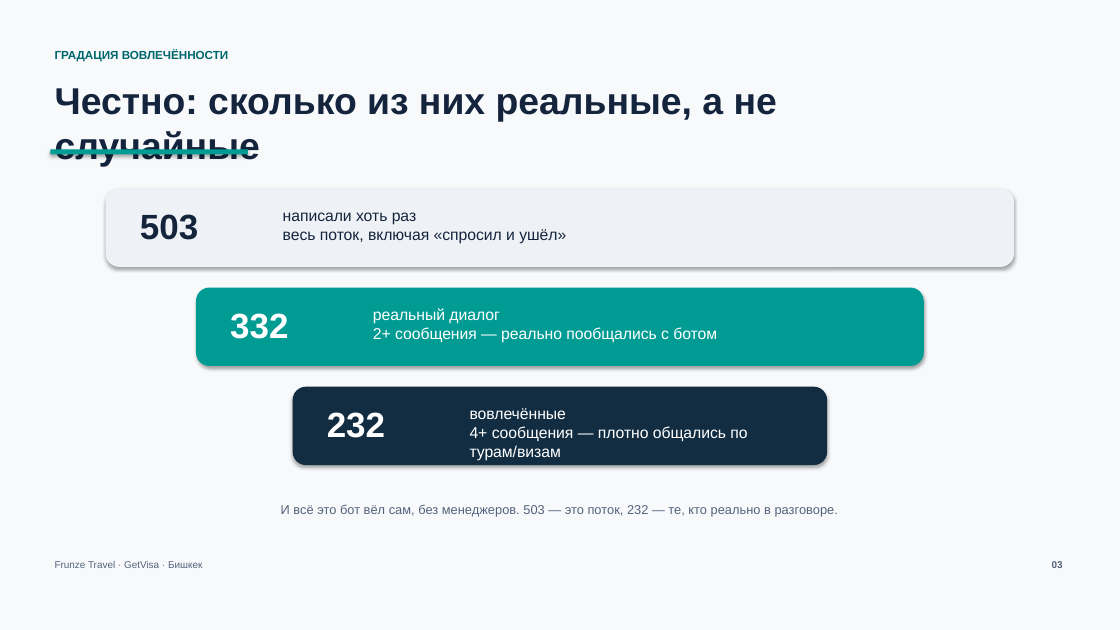
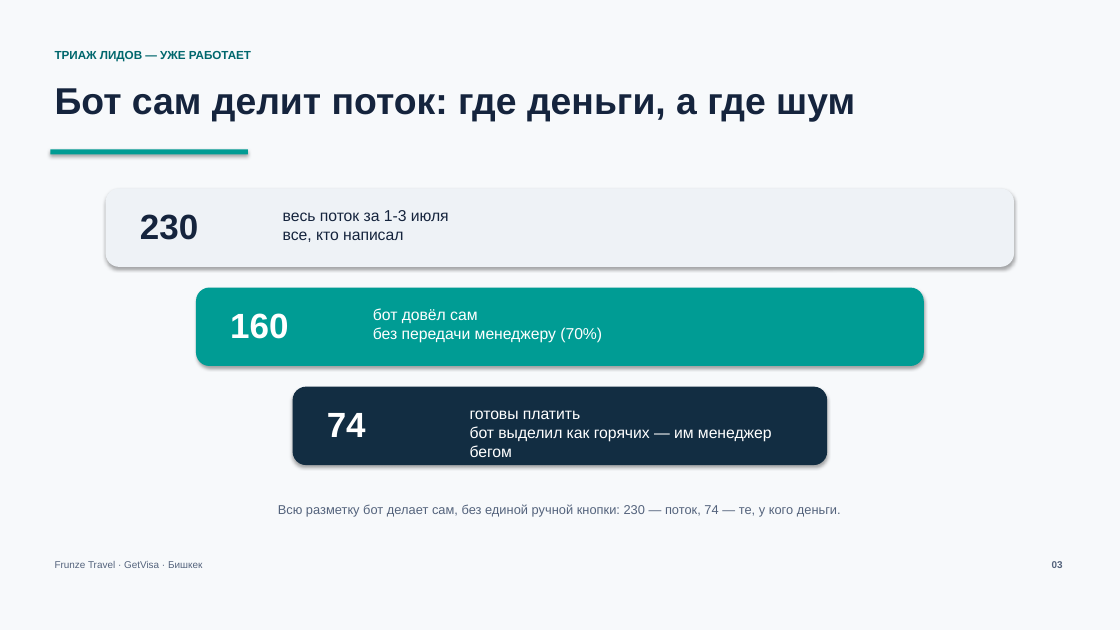
Before and after one commit to Ulfacar/frunze-travel-bot, a slide deck: slide 3 of frunze_presentation_build.pptx. Drawn at 1120x630 pixels with LibreOffice and Linux fonts; fonts in the diff are those of the drawing. Boxes give left, top, right and bottom in pixels: in the first picture for what was removed or moved away, otherwise in the second. Text is boxed around its words. In the diff, an @@ line names an element or a change of style, - is before the commit and + after.

Commit message:
Presentation + manager questions refreshed to 1-3 July data
Презентация (.pptx/.html) под реальные цифры 1-3 июля (230 диалогов,
бот сам 70%, тиры 74/88/70) + «уже работает на проде» вместо «макет».
Курированная анкета менеджерам из разбора 200 реальных вопросов клиентов
(docs/manager-questions-*.md). Ключевая находка: ~79% первых сообщений —
реклама, которую бот не видит.

```diff
--- a/frunze_presentation_build.pptx
+++ b/frunze_presentation_build.pptx
@@ text at (55,50,251,62): text changed @@
-ГРАДАЦИЯ ВОВЛЕЧЁННОСТИ
+ТРИАЖ ЛИДОВ — УЖЕ РАБОТАЕТ
@@ text at (55,88,855,122): text changed @@
-Честно: сколько из них реальные, а не случайные
+Бот сам делит поток: где деньги, а где шум
@@ text at (140,214,198,240): text changed @@
-503
+230
@@ text at (283,210,449,242): text changed @@
-написали хоть раз
-весь поток, включая «спросил и ушёл»
+весь поток за 1-3 июля
+все, кто написал
@@ text at (230,313,288,339): text changed @@
-332
+160
@@ text at (373,308,602,343): text changed @@
-реальный диалог
-2+ сообщения — реально пообщались с ботом
+бот довёл сам
+без передачи менеджеру (70%)
@@ text at (327,413,366,437): text changed @@
-232
+74
@@ text at (470,410,772,457): text changed @@
-вовлечённые
-4+ сообщения — плотно общались по турам/визам
+готовы платить
+бот выделил как горячих — им менеджер бегом
@@ text at (278,504,841,517): text changed @@
-И всё это бот вёл сам, без менеджеров. 503 — это поток, 232 — те, кто реально в разговоре.
+Всю разметку бот делает сам, без единой ручной кнопки: 230 — поток, 74 — те, у кого деньги.
```
Also in this commit, not shown: 6 other slides changed, 3 other files.
